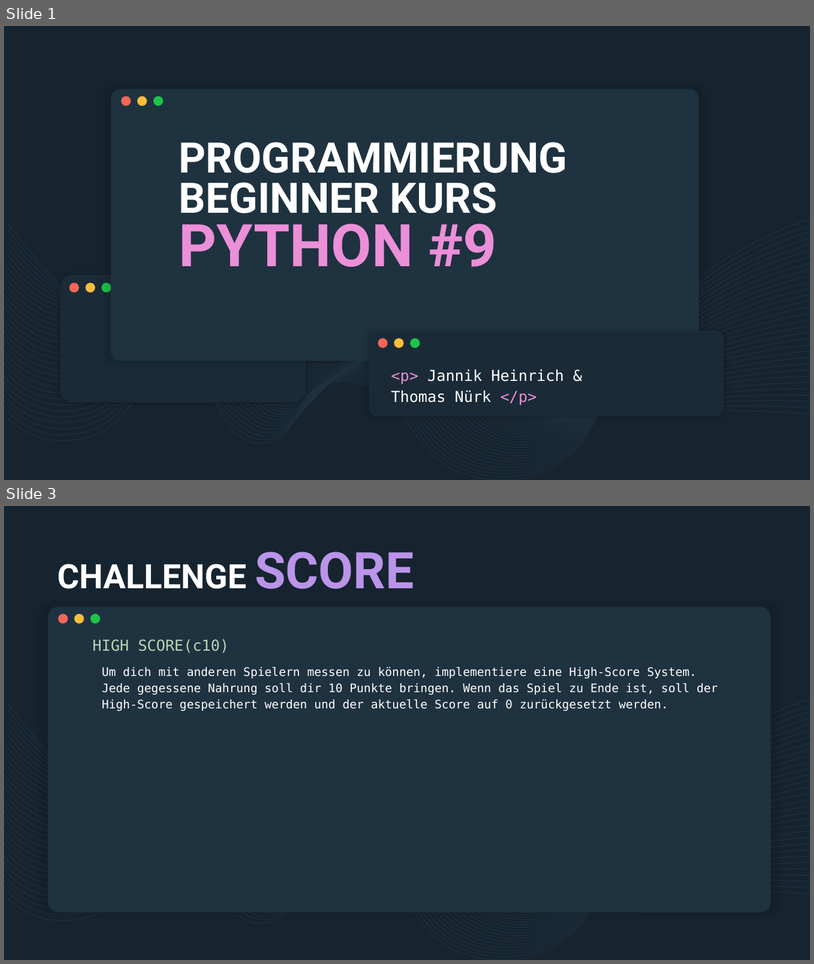
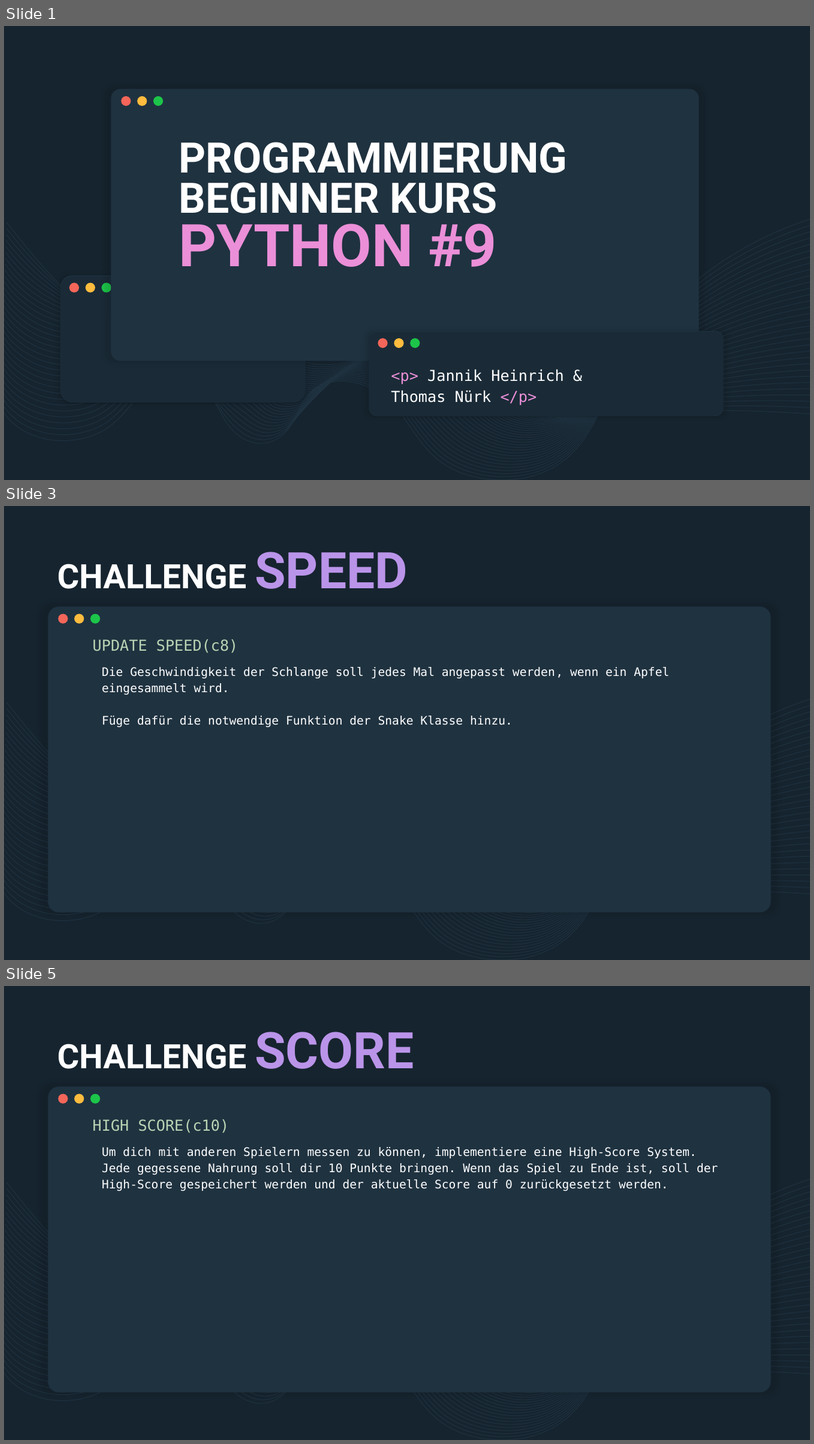
Before and after one commit to derech1e/python-beginner-course, a slide deck: 009/lesson_9.pptx. Shown one above the other, each under a label of ours: slides 1 and 3 before the commit, slides 1, 3 and 5 after it; the slides between them are not shown. The pictures are 814x964 and 814x1444 pixels, drawn with LibreOffice and Linux fonts; fonts in the diff are those of the drawing. Boxes give left, top, right and bottom in pixels: in the first picture for what was removed or moved away, otherwise in the second. Text is boxed around its words. In the diff, an @@ line names an element or a change of style, - is before the commit and + after.

```diff
--- a/009/lesson_9.pptx
+++ b/009/lesson_9.pptx
@@ slide 3 added at <box>4,506,810,960</box>, background #16242F; not listed: 36 template elements that a slide beside it also shows @@
@@ title added at <box>57,552,408,589</box>, 40 pt, text #FFFFFF, bold @@
+CHALLENGE SPEED
@@ subtitle added at <box>93,639,239,653</box>, 18 pt, text #B9D4B4 @@
+UPDATE SPEED(c8)
@@ text added at <box>102,667,669,727</box>, 14 pt, text #FFFFFF @@
+Die Geschwindigkeit der Schlange soll jedes Mal angepasst werden, wenn ein Apfel eingesammelt wird.
+Füge dafür die notwendige Funktion der Snake Klasse hinzu.
@@ what was slide 3 is now slide 5 @@
```
Also in this commit, not shown: 1 slide changed, 2 other slides added.
